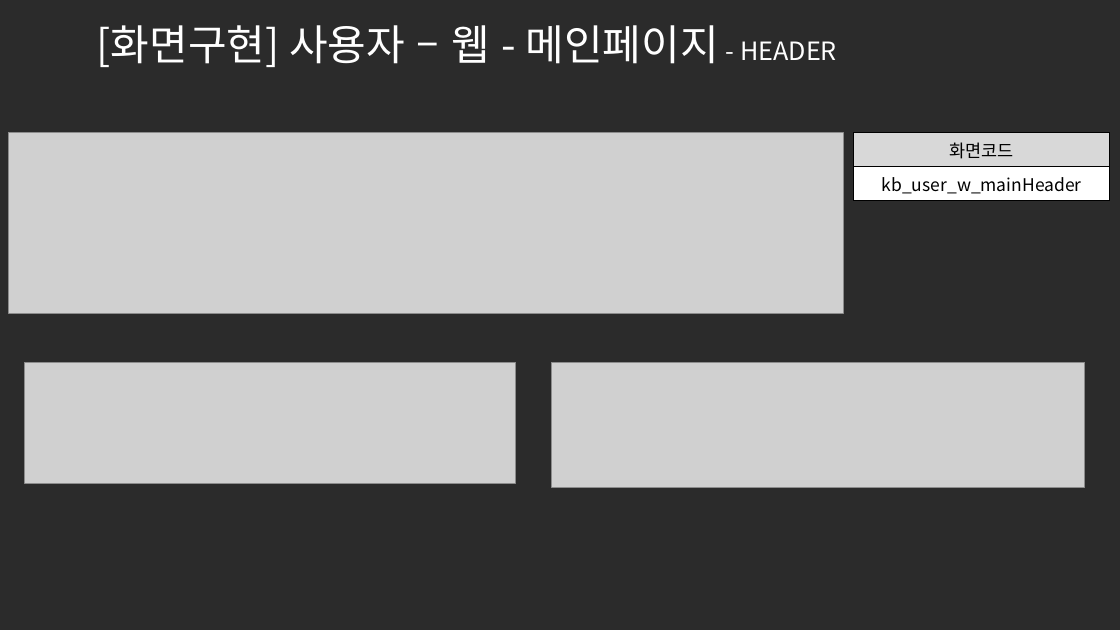
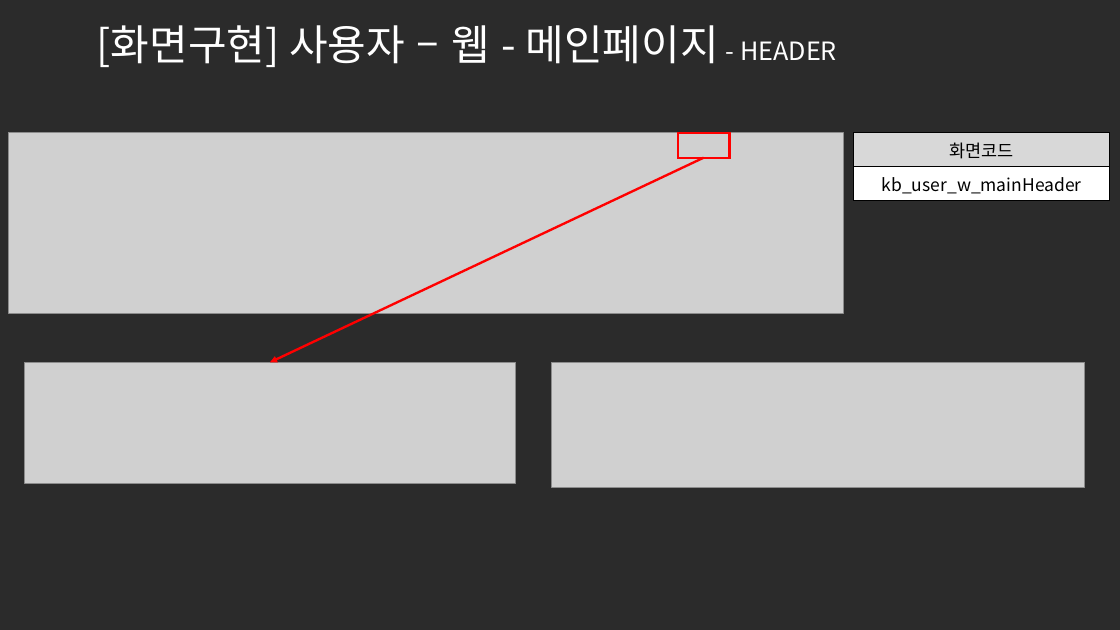
Before and after one commit to ezenteam2/e-Zone, a slide deck: slide 3 of 0 발표용 파워포인트/0417 3차발표/0417 project05 - 파워포인트 - 기범.pptx. Drawn at 1120x630 pixels with LibreOffice and Linux fonts; fonts in the diff are those of the drawing; grey boxes stand for pictures; background and template pictures are left out; a plain dark background stands for a picture behind light text. Boxes give left, top, right and bottom in pixels: in the first picture for what was removed or moved away, otherwise in the second. Text is boxed around its words. In the diff, an @@ line names an element or a change of style, - is before the commit and + after.

```diff
--- a/0 발표용 파워포인트/0417 3차발표/0417 project05 - 파워포인트 - 기범.pptx
+++ b/0 발표용 파워포인트/0417 3차발표/0417 project05 - 파워포인트 - 기범.pptx
@@ rectangle added at <box>678,133,729,158</box>, outline #FF0000 2 pt @@
@@ arrow added from (704, 158) to (270, 362), #FF0000 2 pt @@
```
Also in this commit, not shown: 5 other slides changed, 1 other file.
